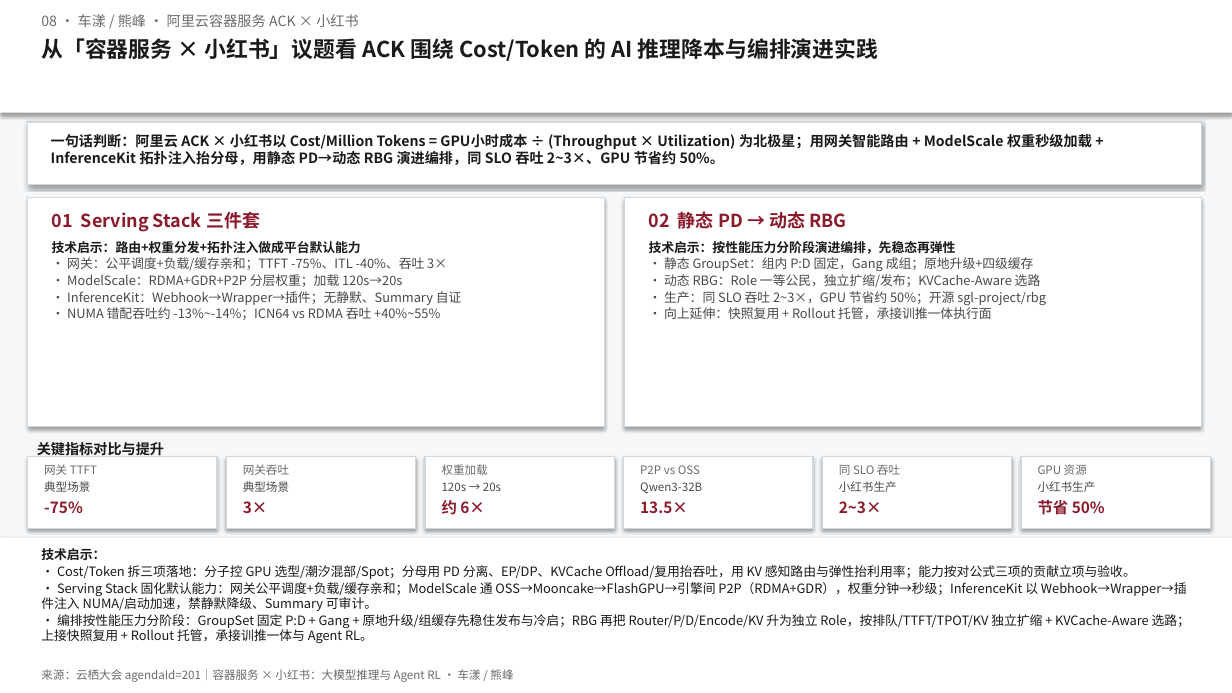
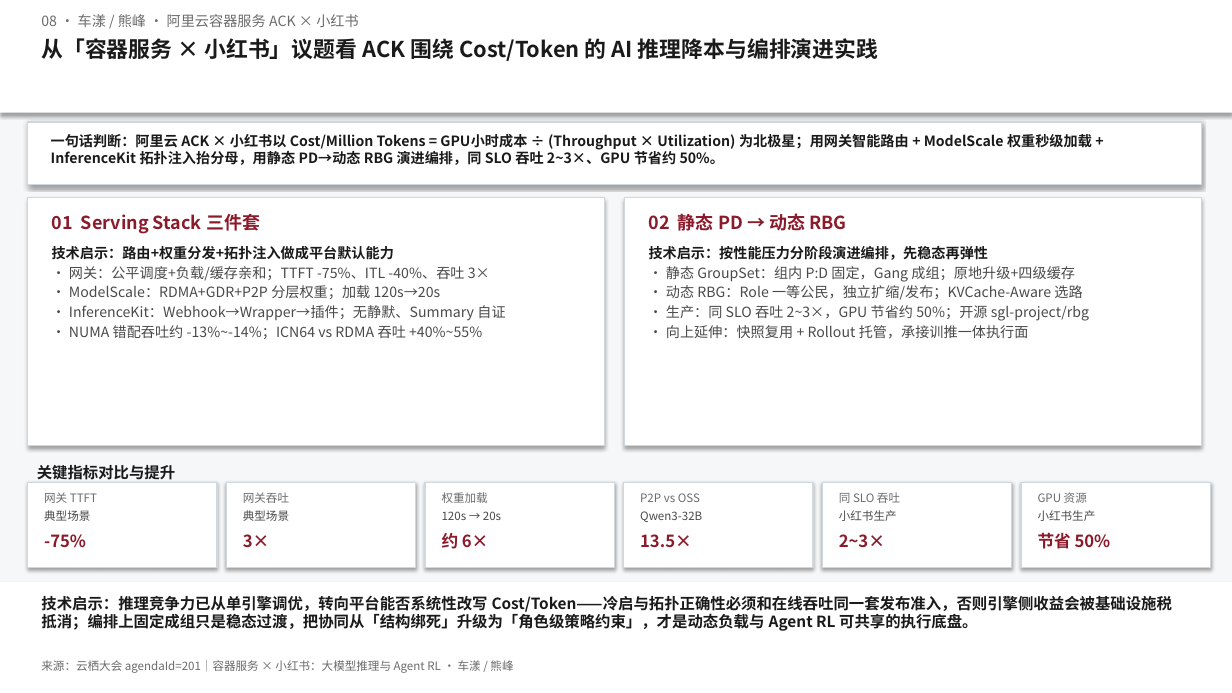
Before and after one commit to Annie-Summer/Kthena, a slide deck: slide 1 of yunqi-2026-agenda-201/docs/洞察一页-08-容器服务 × 小红书：大模型推理与 Agent RL.pptx. Drawn at 1232x693 pixels with LibreOffice and Linux fonts; fonts in the diff are those of the drawing. Boxes give left, top, right and bottom in pixels: in the first picture for what was removed or moved away, otherwise in the second. Text is boxed around its words. In the diff, an @@ line names an element or a change of style, - is before the commit and + after.

```diff
--- a/yunqi-2026-agenda-201/docs/洞察一页-08-容器服务 × 小红书：大模型推理与 Agent RL.pptx
+++ b/yunqi-2026-agenda-201/docs/洞察一页-08-容器服务 × 小红书：大模型推理与 Agent RL.pptx
@@ rectangle resized from (x1=28, y1=198, x2=604, y2=427) to (x1=28, y1=198, x2=604, y2=445) @@
@@ rectangle resized from (x1=625, y1=198, x2=1202, y2=427) to (x1=625, y1=198, x2=1202, y2=445) @@
@@ text "技术启示：路由+权重分发+拓扑注入做成平台默认能力" at (x1=52, y1=246, x2=505, y2=339): size 10 to 11 pt; more space between paragraphs @@
@@ text "技术启示：按性能压力分阶段演进编排，先稳态再弹性" at (x1=649, y1=246, x2=1089, y2=339): size 10 to 11 pt; more space between paragraphs @@
@@ text "关键指标对比与提升" moved from (x1=37, y1=442, x2=164, y2=458) to (x1=37, y1=465, x2=175, y2=480) @@
@@ text "关键指标对比与提升" at (x1=37, y1=465, x2=175, y2=480): size 11 to 12 pt @@
@@ rectangle resized from (x1=28, y1=457, x2=217, y2=529) to (x1=28, y1=482, x2=217, y2=567) @@
@@ rectangle resized from (x1=226, y1=457, x2=416, y2=529) to (x1=226, y1=482, x2=416, y2=567) @@
@@ rectangle resized from (x1=425, y1=457, x2=615, y2=529) to (x1=425, y1=482, x2=615, y2=567) @@
@@ rectangle resized from (x1=624, y1=457, x2=813, y2=529) to (x1=624, y1=482, x2=813, y2=567) @@
@@ rectangle resized from (x1=823, y1=457, x2=1012, y2=529) to (x1=823, y1=482, x2=1012, y2=567) @@
@@ rectangle resized from (x1=1021, y1=457, x2=1211, y2=529) to (x1=1021, y1=482, x2=1211, y2=567) @@
@@ 12 texts moved together from (x1=44, y1=464, x2=1096, y2=493) to (x1=44, y1=492, x2=1096, y2=522) @@
@@ text "-75%" moved from (x1=44, y1=501, x2=83, y2=514) to (x1=44, y1=534, x2=86, y2=548) @@
@@ text "3×" moved from (x1=243, y1=501, x2=267, y2=513) to (x1=243, y1=534, x2=269, y2=548) @@
@@ text "约 6×" moved from (x1=442, y1=500, x2=484, y2=515) to (x1=442, y1=533, x2=488, y2=549) @@
@@ text "13.5×" moved from (x1=640, y1=501, x2=688, y2=513) to (x1=640, y1=534, x2=692, y2=548) @@
@@ text "2~3×" moved from (x1=839, y1=501, x2=882, y2=513) to (x1=839, y1=534, x2=885, y2=547) @@
@@ size 12 to 13 pt in 6 elements at (x1=44, y1=534, x2=86, y2=548), (x1=243, y1=534, x2=269, y2=548), (x1=442, y1=533, x2=488, y2=549), (x1=640, y1=534, x2=692, y2=548), (x1=839, y1=534, x2=885, y2=547), (x1=1038, y1=532, x2=1111, y2=549) @@
@@ text "节省 50%" moved from (x1=1038, y1=500, x2=1105, y2=515) to (x1=1038, y1=532, x2=1111, y2=549) @@
@@ rectangle resized from (x1=0, y1=538, x2=1232, y2=693) to (x1=0, y1=582, x2=1232, y2=693) @@
@@ text at (x1=41, y1=596, x2=1172, y2=631): text changed; size 10 to 12 pt; bold on @@
-技术启示：
-• Cost/Token 拆三项落地：分子控 GPU 选型/潮汐混部/Spot；分母用 PD 分离、EP/DP、KVCache Offload/复用抬吞吐，用 KV 感知路由与弹性抬利用率；能力按对公式三项的贡献立项与验收。
-• Serving Stack 固化默认能力：网关公平调度+负载/缓存亲和；ModelScale 通 OSS→Mooncake→FlashGPU→引擎间 P2P（RDMA+GDR），权重分钟→秒级；InferenceKit 以 Webhook→Wrapper→插件注入 NUMA/启动加速，禁静默降级、Summary 可审计。
-• 编排按性能压力分阶段：GroupSet 固定 P:D + Gang + 原地升级/组缓存先稳住发布与冷启；RBG 再把 Router/P/D/Encode/KV 升为独立 Role，按排队/TTFT/TPOT/KV 独立扩缩 + KVCache-Aware 选路；上接快照复用 + Rollout 托管，承接训推一体与 Agent RL。
+技术启示：推理竞争力已从单引擎调优，转向平台能否系统性改写 Cost/Token——冷启与拓扑正确性必须和在线吞吐同一套发布准入，否则引擎侧收益会被基础设施税抵消；编排上固定成组只是稳态过渡，把协同从「结构绑死」升级为「角色级策略约束」，才是动态负载与 Agent RL 可共享的执行底盘。
@@ text "来源：云栖大会 agendaId=201｜容器服务 × 小红书：大模型推理与 Agent ..." moved from (x1=41, y1=669, x2=513, y2=682) to (x1=41, y1=660, x2=513, y2=673) @@
```
Also in this commit, not shown: 1 other file.
